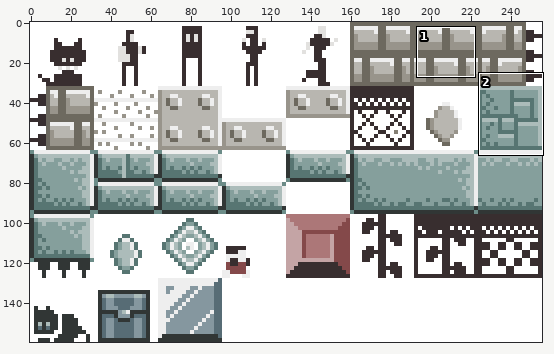
Two versions of one sprite sheet, Sustainable Economy/Sustainable Economy/environment.png. Above, an overview of the earlier version with the close-up marked.
Close-up. Old version:
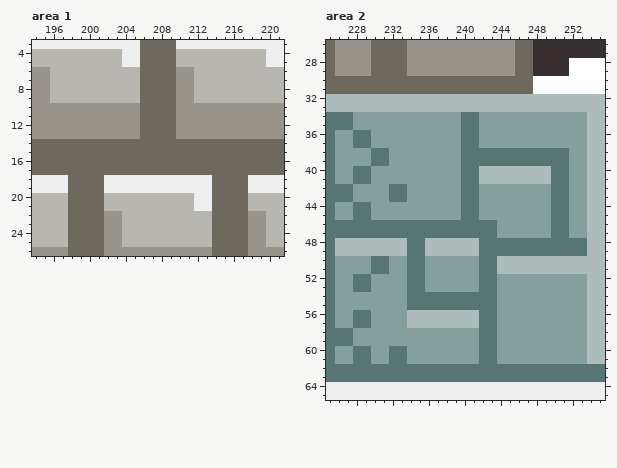
The file is 256x160 pixels. Colours within 5 levels of each other are drawn and written as one. Shown: area 1: x 194..221, y 3..26; area 2: x 225..255, y 26..65.
The result:
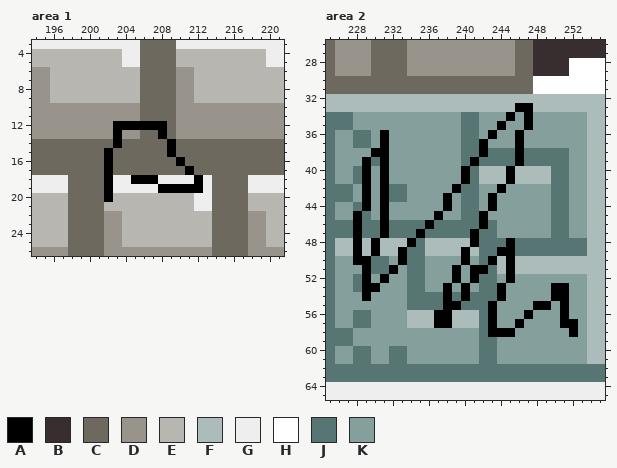
Palette (. is transparent): A #000000  B #382e2f  C #6d695f  D #98948b  E #b8b6b0  F #acbcba  G #eeeeee  H #ffffff  J #577572  K #859f9c
From old to new:
--- area 1
@@ x 200..214 @@
 11 DDDDDDCCCCDDDDD
-12 DDDDDDCCCCDDDDD
-13 DDDDDDCCCCDDDDD
-14 CCCCCCCCCCCCCCC
-15 CCCCCCCCCCCCCCC
-16 CCCCCCCCCCCCCCC
-17 CCCCCCCCCCCCCCC
-18 CCGGGGGGGGGGGGC
-19 CCGGGGGGGGGGGGC
-20 CCEEEEEEEEEEGGC
+12 DDDAAAAAACDDDDD
+13 DDDADDCCACDDDDD
+14 CCCACCCCCACCCCC
+15 CCACCCCCCACCCCC
+16 CCACCCCCCCACCCC
+17 CCACCCCCCCCACCC
+18 CCAGGAAAGGGGAGC
+19 CCAGGGGGAAAAAGC
+20 CCAEEEEEEEEEGGC
 21 CCEEEEEEEEEEGGC
--- area 2
@@ x 225..255 @@
 32 FFFFFFFFFFFFFFFFFFFFFFFFFFFFFFF
-33 FFFFFFFFFFFFFFFFFFFFFFFFFFFFFFF
-34 JJJKKKKKKKKKKKKJJKKKKKKKKKKKKFF
-35 JJJKKKKKKKKKKKKJJKKKKKKKKKKKKFF
-36 JKKJJKKKKKKKKKKJJKKKKKKKKKKKKFF
-37 JKKJJKKKKKKKKKKJJKKKKKKKKKKKKFF
-38 JKKKKJJKKKKKKKKJJJJJJJJJJJJKKFF
-39 JKKKKJJKKKKKKKKJJJJJJJJJJJJKKFF
-40 JKKJJKKKKKKKKKKJJFFFFFFFFJJKKFF
-41 JKKJJKKKKKKKKKKJJFFFFFFFFJJKKFF
-42 JJJKKKKJJKKKKKKJJKKKKKKKKJJKKFF
-43 JJJKKKKJJKKKKKKJJKKKKKKKKJJKKFF
-44 JKKJJKKKKKKKKKKJJKKKKKKKKJJKKFF
-45 JKKJJKKKKKKKKKKJJKKKKKKKKJJKKFF
-46 JJJJJJJJJJJJJJJJJJJKKKKKKJJKKFF
-47 JJJJJJJJJJJJJJJJJJJKKKKKKJJKKFF
-48 JFFFFFFFFJJFFFFFFJJJJJJJJJJJJFF
-49 JFFFFFFFFJJFFFFFFJJJJJJJJJJJJFF
-50 JKKKKJJKKJJKKKKKKJJFFFFFFFFFFFF
-51 JKKKKJJKKJJKKKKKKJJFFFFFFFFFFFF
-52 JKKJJKKKKJJKKKKKKJJKKKKKKKKKKFF
-53 JKKJJKKKKJJKKKKKKJJKKKKKKKKKKFF
-54 JKKKKKKKKJJJJJJJJJJKKKKKKKKKKFF
-55 JKKKKKKKKJJJJJJJJJJKKKKKKKKKKFF
-56 JKKJJKKKKFFFFFFFFJJKKKKKKKKKKFF
-57 JKKJJKKKKFFFFFFFFJJKKKKKKKKKKFF
-58 JJJKKKKKKKKKKKKKKJJKKKKKKKKKKFF
+33 FFFFFFFFFFFFFFFFFFFFFAAFFFFFFFF
+34 JJJKKKKKKKKKKKKJJKKKAKAKKKKKKFF
+35 JJJKKKKKKKKKKKKJJKKAKKAKKKKKKFF
+36 JKKJJKAKKKKKKKKJJKAKKAKKKKKKKFF
+37 JKKJJKAKKKKKKKKJJAKKKAKKKKKKKFF
+38 JKKKKAAKKKKKKKKJJAJJJAJJJJJKKFF
+39 JKKKAJAKKKKKKKKJAJJJJAJJJJJKKFF
+40 JKKJAKAKKKKKKKKAJFFFAFFFFJJKKFF
+41 JKKJAKAKKKKKKKKAJFFFAFFFFJJKKFF
+42 JJJKAKAJJKKKKKAJJKKAKKKKKJJKKFF
+43 JJJKAKAJJKKKKAKJJKAKKKKKKJJKKFF
+44 JKKJAKAKKKKKKAKJJKAKKKKKKJJKKFF
+45 JKKAJKAKKKKKAKKJJAKKKKKKKJJKKFF
+46 JJJAJJAJJJJAJJJJJAJKKKKKKJJKKFF
+47 JJJAJJAJJJAJJJJJAJJKKKKKKJJKKFF
+48 JFFAFAFFFAJFFFFFAJJJAJJJJJJJJFF
+49 JFFAFAFFAJJFFFFAFJJAAJJJJJJJJFF
+50 JKKAAJJKAJJKKKKAKJAFAFFFFFFFFFF
+51 JKKKAJJAKJJKKKAKAAJFAFFFFFFFFFF
+52 JKKJAKAKKJJKKKAKAJJKAKKKKKKKKFF
+53 JKKJAAKKKJJKKAKAKJJAKKKKKAAKKFF
+54 JKKKAKKKKJJJJAJAJJJAKKKKKAAKKFF
+55 JKKKKKKKKJJJJAAJJJAKKKKAAKAKKFF
+56 JKKJJKKKKFFFAAFFFJAKKKAKKKAKKFF
+57 JKKJJKKKKFFFAAFFFJAKKAKKKKAAKFF
+58 JJJKKKKKKKKKKKKKKJAAAKKKKKKAKFF
 59 JJJKKKKKKKKKKKKKKJJKKKKKKKKKKFF
Changed places in both close-ups, as pixel boxes (x1, y1, x2, y2):
changed: (104, 121, 203, 202)
changed: (353, 103, 578, 337)
